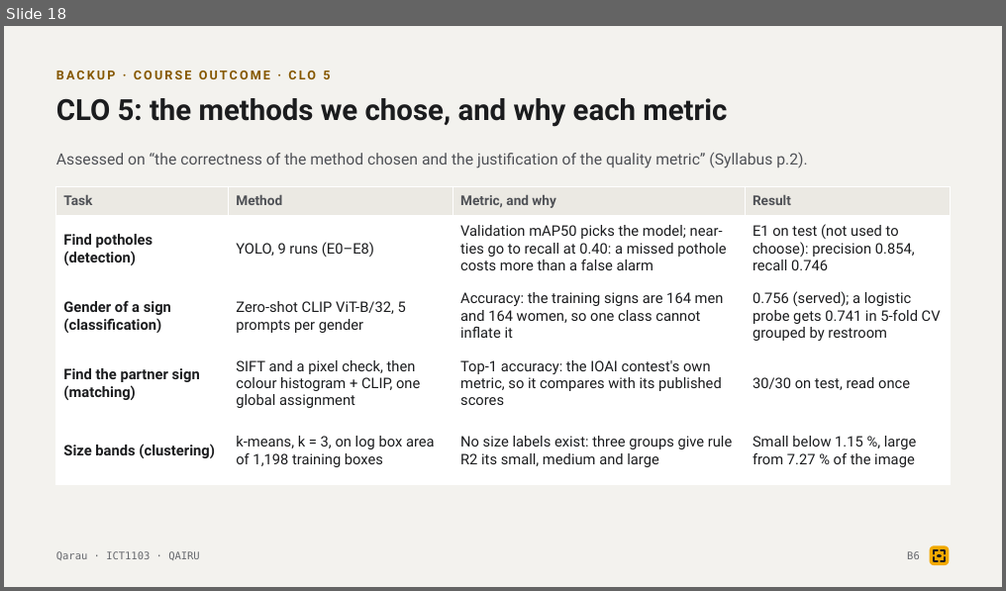
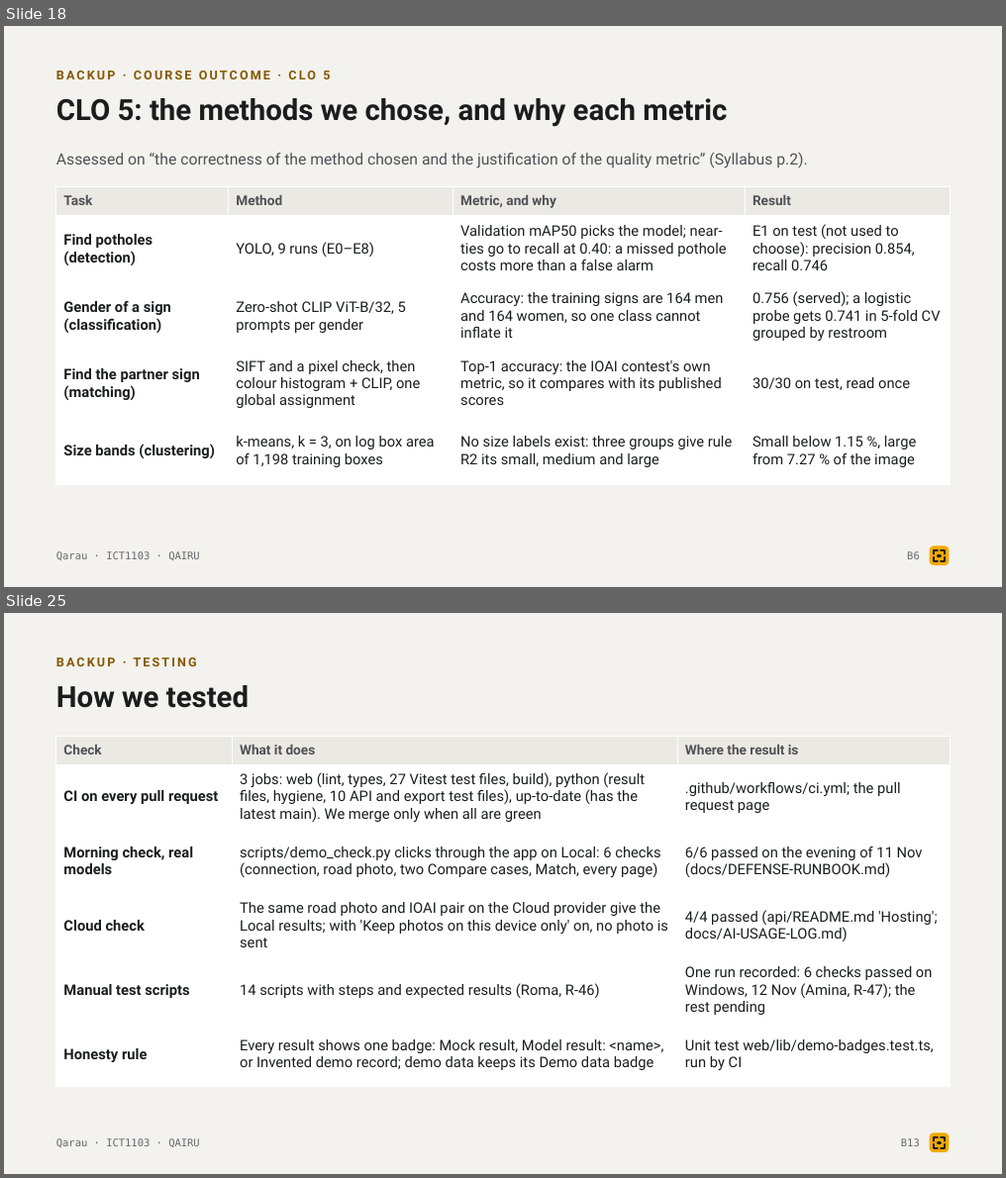
Before and after one commit to tairqaldy/jolscan-ict-final-1st-trimester, a slide deck: docs/deck/qarau-defense-deck.pptx. Shown one above the other, each under a label of ours: slide 18 before the commit, slides 18 and 25 after it; the slides between them are not shown. The pictures are 1006x591 and 1006x1178 pixels, drawn with LibreOffice and Linux fonts; fonts in the diff are those of the drawing. Boxes give left, top, right and bottom in pixels: in the first picture for what was removed or moved away, otherwise in the second. Text is boxed around its words. In the diff, an @@ line names an element or a change of style, - is before the commit and + after.

```diff
--- a/docs/deck/qarau-defense-deck.pptx
+++ b/docs/deck/qarau-defense-deck.pptx
@@ slide 25 added at (4, 613, 1002, 1174), background #F3F2EE @@
@@ text added at (56, 658, 197, 666), 12 pt, text #855700, bold @@
+BACKUP · TESTING
@@ text added at (56, 685, 249, 708), 28 pt, text #1B1C1E, bold @@
+How we tested
@@ table added at (56, 737, 949, 1087), 6 rows, 3 columns @@
+Check | What it does | Where the result is
+CI on every pull request | 3 jobs: web (lint, types, 27 Vitest test files, build), python (result files, hygiene, 10 API and export test files), up-to-date (has the latest main). We merge only when all are green | .github/workflows/ci.yml; the pull request page
+Morning check, real models | scripts/demo_check.py clicks through the app on Local: 6 checks (connection, road photo, two Compare cases, Match, every page) | 6/6 passed on the evening of 11 Nov (docs/DEFENSE-RUNBOOK.md)
+Cloud check | The same road photo and IOAI pair on the Cloud provider give the Local results; with 'Keep photos on this device only' on, no photo is sent | 4/4 passed (api/README.md 'Hosting'; docs/AI-USAGE-LOG.md)
+Manual test scripts | 14 scripts with steps and expected results (Roma, R-46) | One run recorded: 6 checks passed on Windows, 12 Nov (Amina, R-47); the rest pending
+Honesty rule | Every result shows one badge: Mock result, Model result: <name>, or Invented demo record; demo data keeps its Demo data badge | Unit test web/lib/demo-badges.test.ts, run by CI
@@ text added at (56, 1139, 200, 1148), 10 pt, text #66686D @@
+Qarau · ICT1103 · QAIRU
@@ text added at (901, 1139, 920, 1147), 10 pt, text #66686D @@
+B13
@@ rounded rectangle added at (930, 1134, 948, 1153), fill #F2A900 @@
@@ freeform shape added at (934, 1138, 938, 1142), outline #1B1C1E 1.89 pt @@
@@ freeform shape added at (934, 1145, 938, 1149), outline #1B1C1E 1.89 pt @@
@@ ellipse added at (937, 1142, 942, 1145), fill #1B1C1E @@
@@ freeform shape added at (941, 1138, 944, 1142), outline #1B1C1E 1.89 pt @@
@@ freeform shape added at (941, 1145, 944, 1149), outline #1B1C1E 1.89 pt @@
```
Also in this commit, not shown: 6 slides changed, 4 other slides added, 8 other files.
